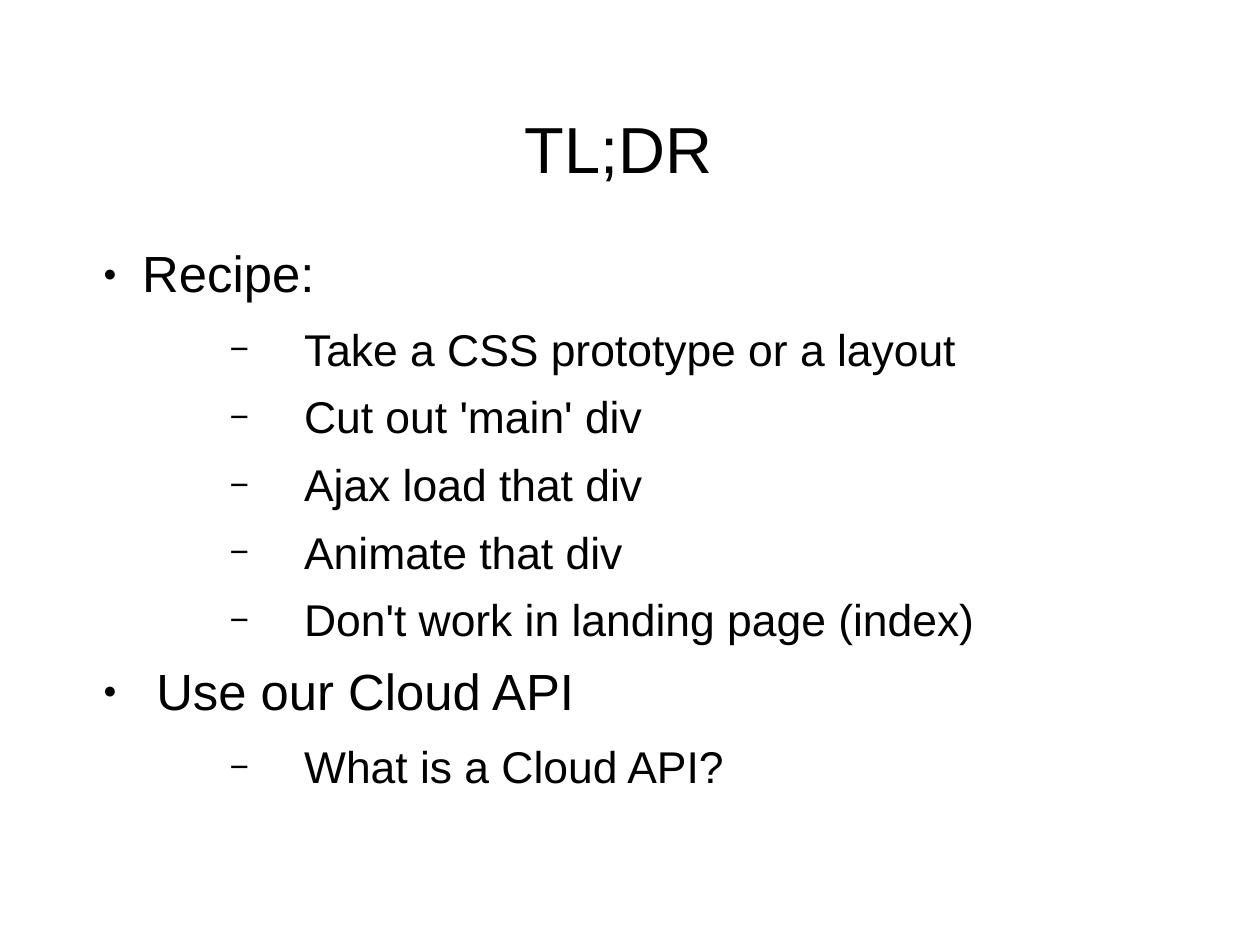
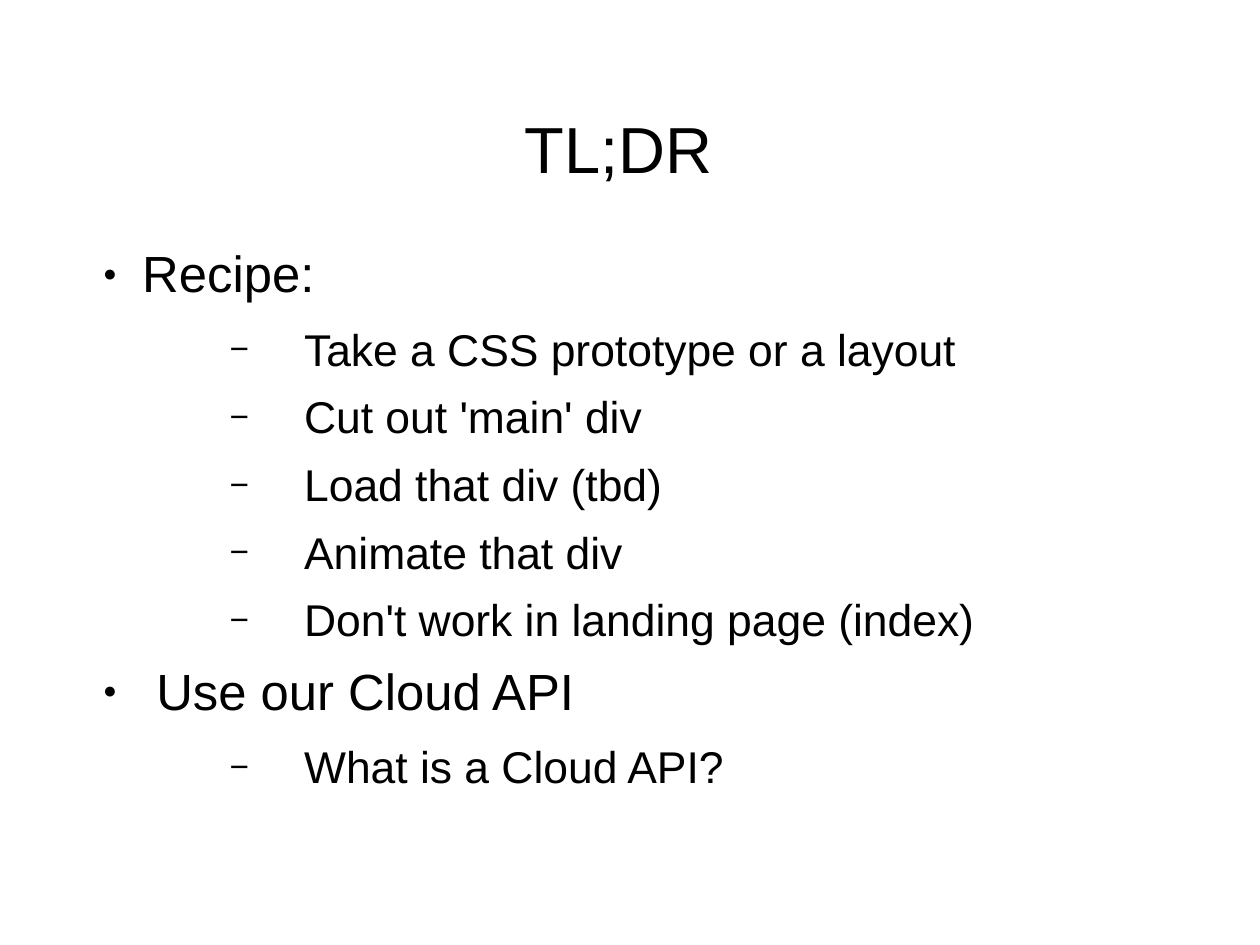
Before and after one commit to shawea/blueGrass, a slide deck: slide 4 of trainTheTrainer/1of2.odp. Drawn at 1260x945 pixels with LibreOffice and Linux fonts; fonts in the diff are those of the drawing; background and template pictures are left out. Boxes give left, top, right and bottom in pixels: in the first picture for what was removed or moved away, otherwise in the second. Text is boxed around its words. In the diff, an @@ line names an element or a change of style, - is before the commit and + after.

```diff
--- a/trainTheTrainer/1of2.odp
+++ b/trainTheTrainer/1of2.odp
@@ text at box(304, 468, 662, 510): text changed @@
-  − Ajax load that div
+  − Load that div (tbd)
```
Also in this commit, not shown: 1 other slide changed, 4 slides added, 4 other files.
